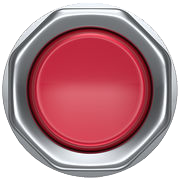
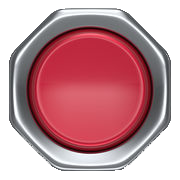
Comparing the layer stacks of the two 180x180 images. Changes:
painted on "OFF" over [2, 3, 178, 178]
